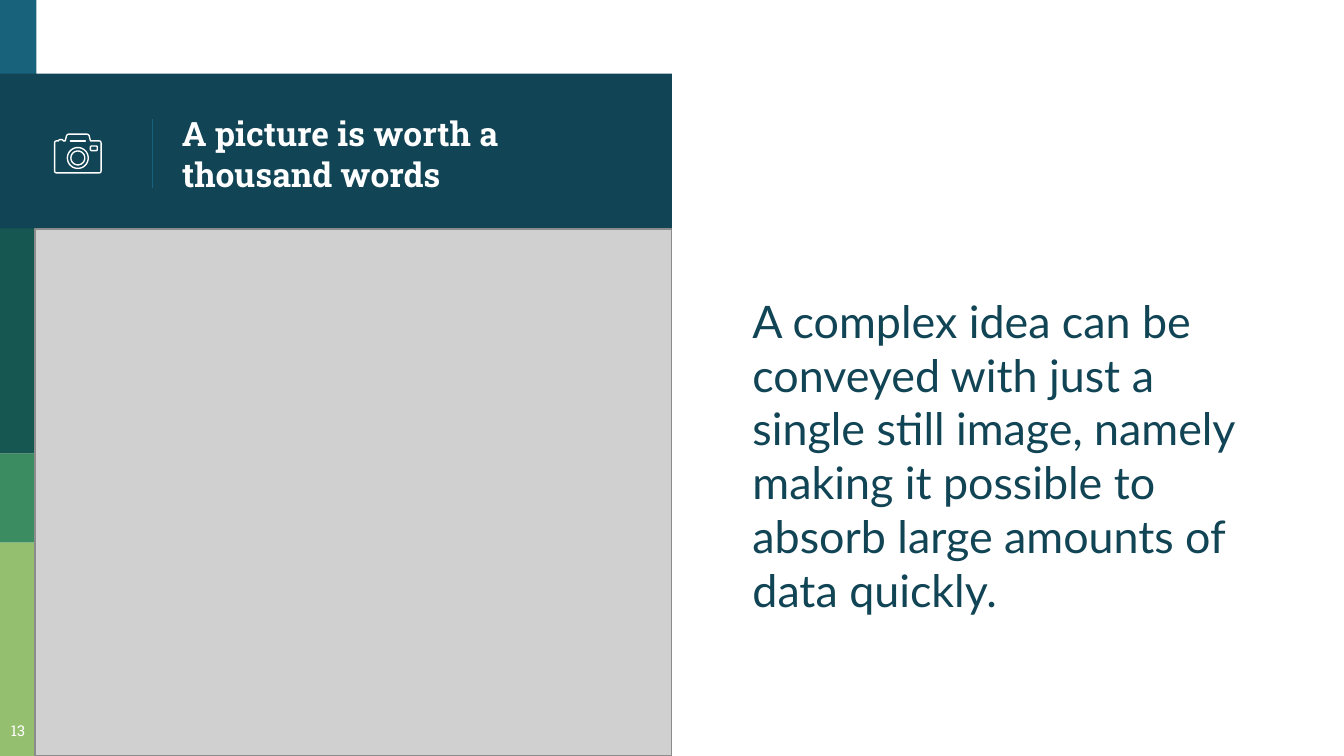
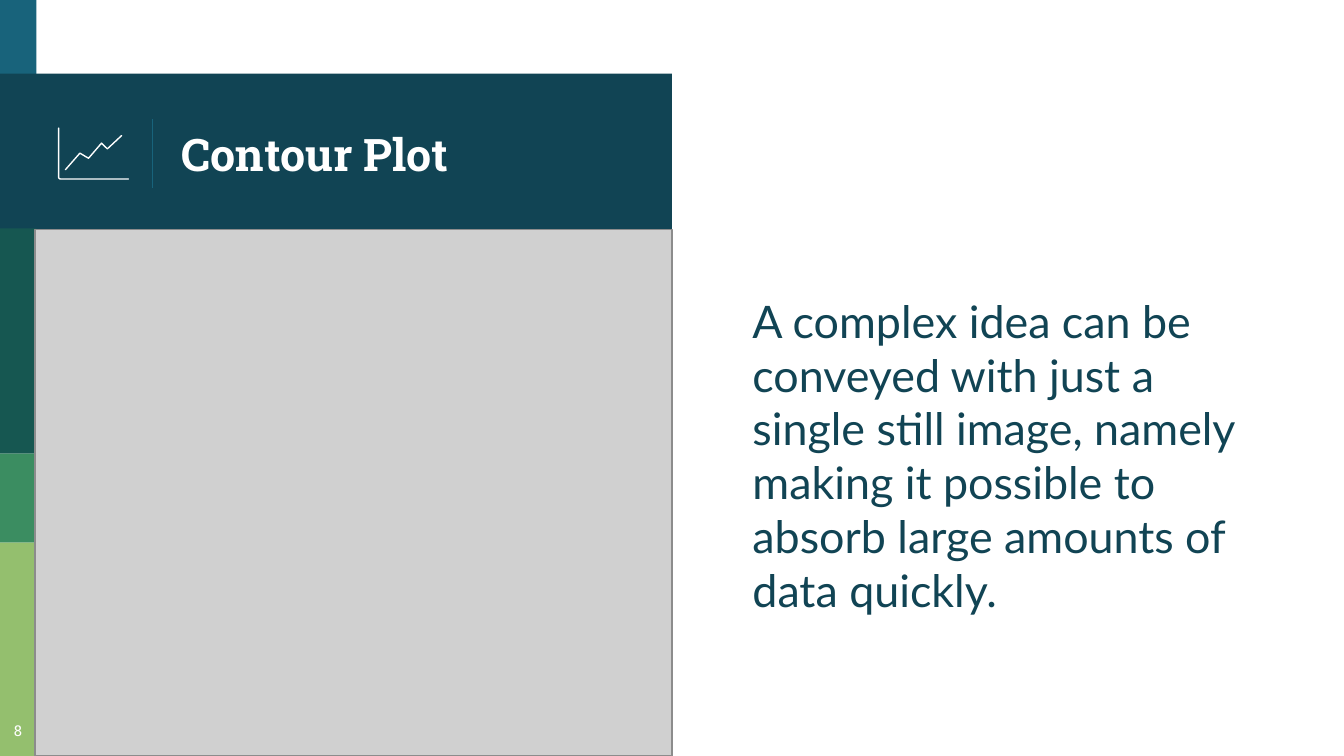
Before and after one commit to asphodelian/Math-760, a slide deck: slide 8 of Presentation/M760 Ch4.6-Ch4.8.pptx (slide 13 before the commit). Drawn at 1344x756 pixels with LibreOffice and Linux fonts; fonts in the diff are those of the drawing; grey boxes stand for pictures. Boxes give left, top, right and bottom in pixels: in the first picture for what was removed or moved away, otherwise in the second. Text is boxed around its words. In the diff, an @@ line names an element or a change of style, - is before the commit and + after.

Commit message:
Updated pptx

```diff
--- a/Presentation/M760 Ch4.6-Ch4.8.pptx
+++ b/Presentation/M760 Ch4.6-Ch4.8.pptx
@@ freeform shape: place and size @@
-freeform shape at (67,148,87,168)
+freeform shape at (59,128,129,179)
@@ freeform shape: place and size @@
-freeform shape at (55,134,102,173)
+freeform shape at (66,136,122,169)
@@ freeform shape removed at (70,141,85,141) @@
@@ freeform shape removed at (90,146,97,151) @@
@@ title at (182,137,449,172): text changed; size 18 to 24 pt @@
-A picture is worth a thousand words
+Contour Plot
@@ freeform shape removed at (71,151,85,164) @@
@@ page number at (14,725,22,736): text changed @@
-13
+8
```
Also in this commit, not shown: 7 other slides changed, 8 slides added, 1 slide removed.
